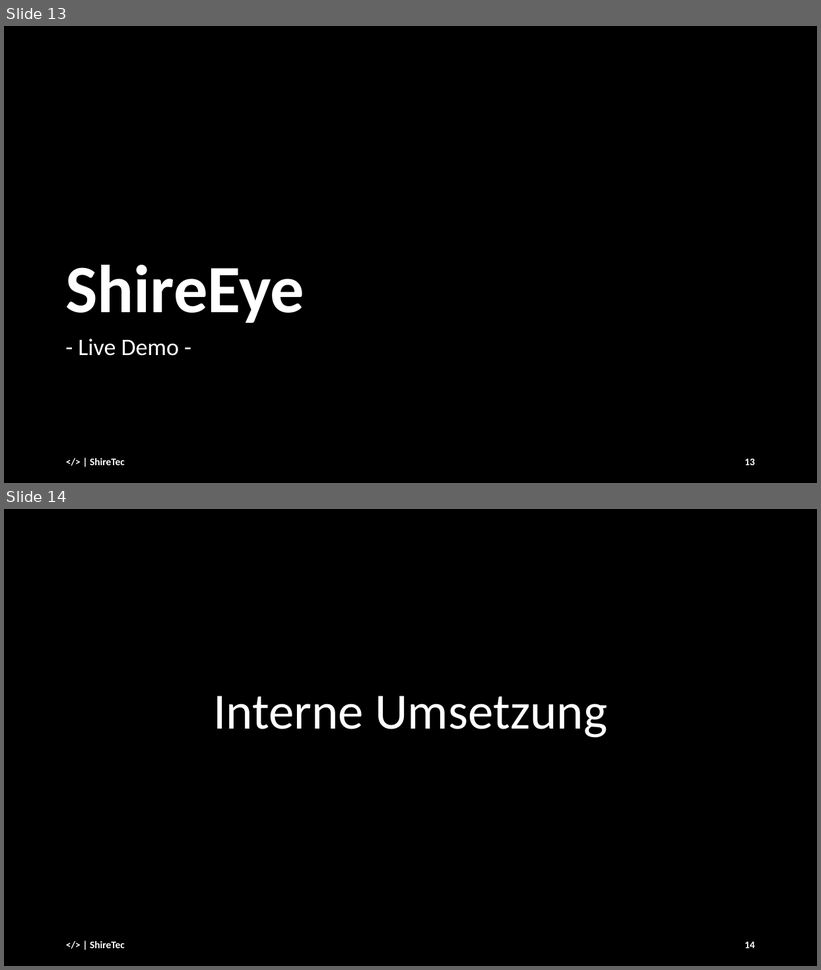
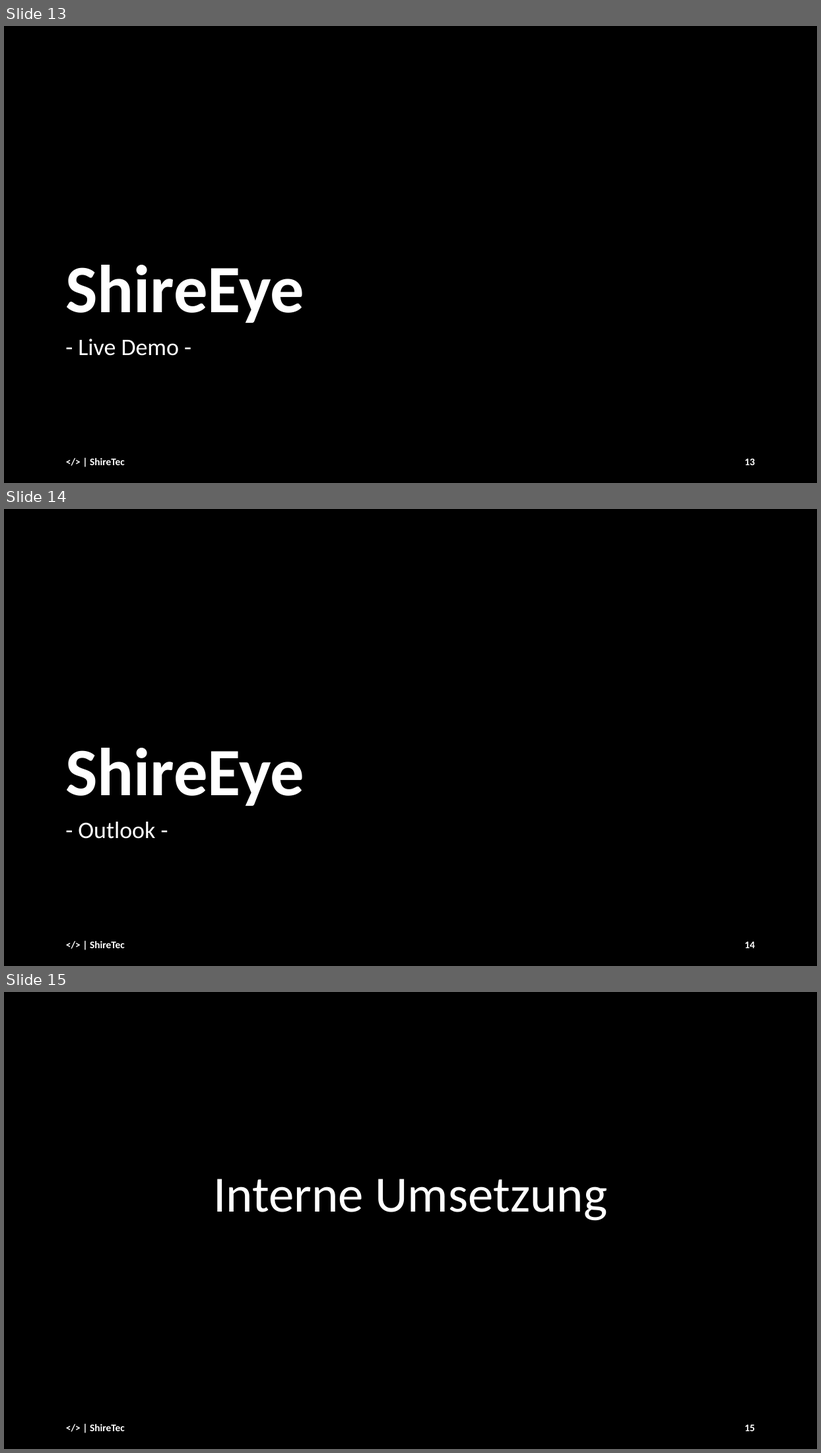
Before and after one commit to andre-anan-gilbert/Real-time-Facial-Age-and-Emotion-Recognition, a slide deck: docs/presentation_slides/Final_Presentation_25_01.pptx. Shown one above the other, each under a label of ours: slides 13 and 14 before the commit, slides 13, 14 and 15 after it. The pictures are 821x970 and 821x1453 pixels, drawn with LibreOffice and Linux fonts; fonts in the diff are those of the drawing. Boxes give left, top, right and bottom in pixels: in the first picture for what was removed or moved away, otherwise in the second. Text is boxed around its words. In the diff, an @@ line names an element or a change of style, - is before the commit and + after.

```diff
--- a/docs/presentation_slides/Final_Presentation_25_01.pptx
+++ b/docs/presentation_slides/Final_Presentation_25_01.pptx
@@ slide 14 added at bbox=[4, 509, 817, 966], background #000000 @@
@@ title added at bbox=[65, 748, 304, 806], 80 pt, text #FFFFFF, bold @@
+ShireEye
@@ text added at bbox=[78, 822, 155, 839], 28 pt, text #FFFFFF @@
+- Outlook -
@@ text added at bbox=[90, 941, 125, 949], 12 pt, text #FFFFFF, bold @@
+</> | ShireTec
@@ page number added at bbox=[745, 942, 755, 949], 12 pt, text #FFFFFF, bold @@
+14
@@ what was slide 14 is now slide 15 @@
@@ page number at bbox=[745, 1425, 755, 1432]: text changed @@
-14
+15
```
Also in this commit, not shown: 5 slides changed, 5 slides removed, 1 other file.
